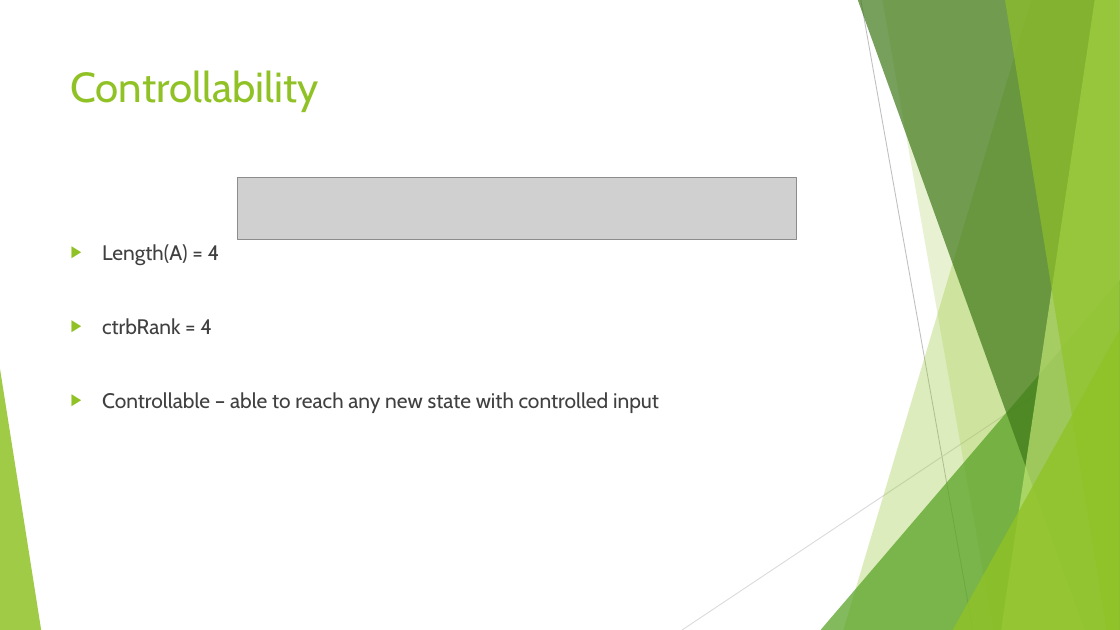
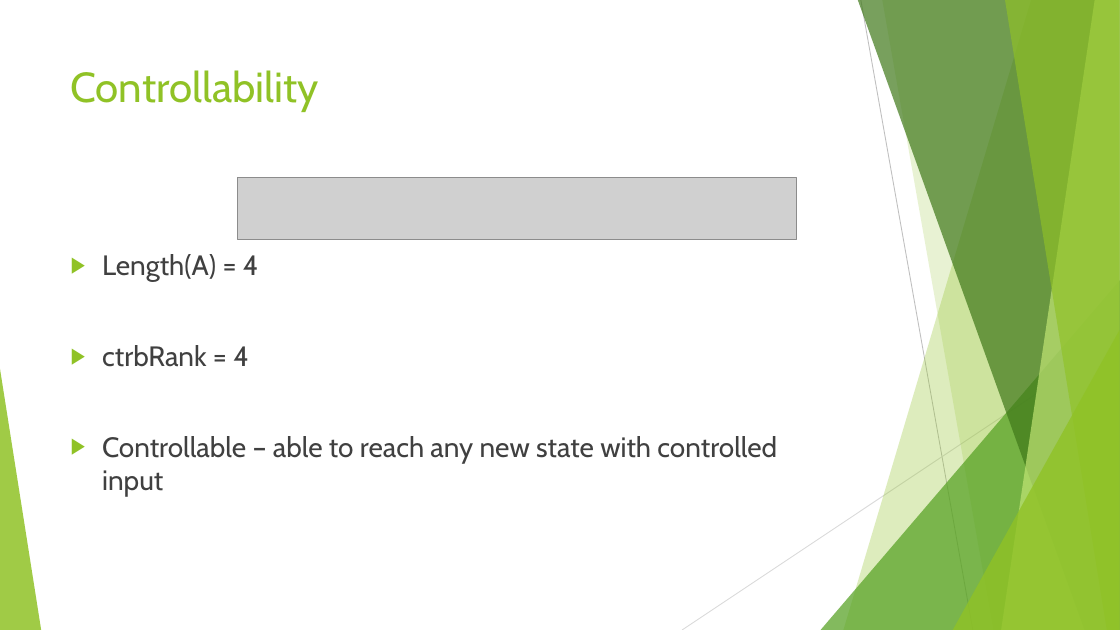
Before and after one commit to mcrusso2/EEP547_Project, a slide deck: slide 4 of Russo_Gaddis_EEP547_project.pptx. Drawn at 1120x630 pixels with LibreOffice and Linux fonts; fonts in the diff are those of the drawing; grey boxes stand for pictures. Boxes give left, top, right and bottom in pixels: in the first picture for what was removed or moved away, otherwise in the second. Text is boxed around its words. In the diff, an @@ line names an element or a change of style, - is before the commit and + after.

```diff
--- a/Russo_Gaddis_EEP547_project.pptx
+++ b/Russo_Gaddis_EEP547_project.pptx
@@ text "Length(A) = 4" at (102,254,777,497): size 18 to 24 pt @@
```
Also in this commit, not shown: 4 other slides changed, 2 slides added, 1 slide removed.
